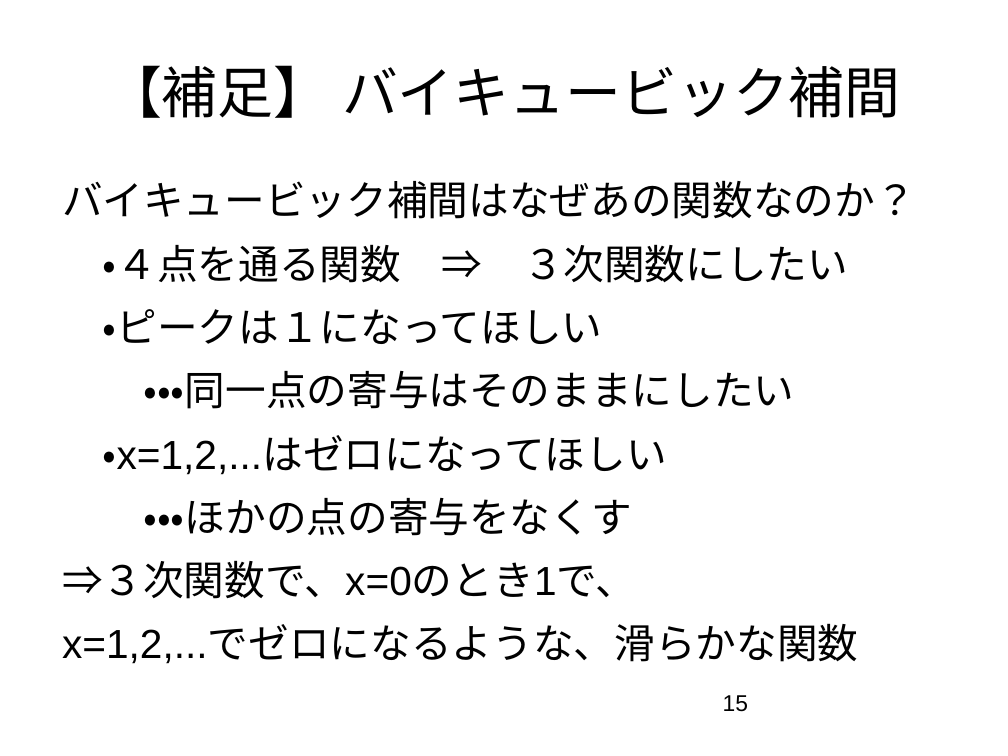
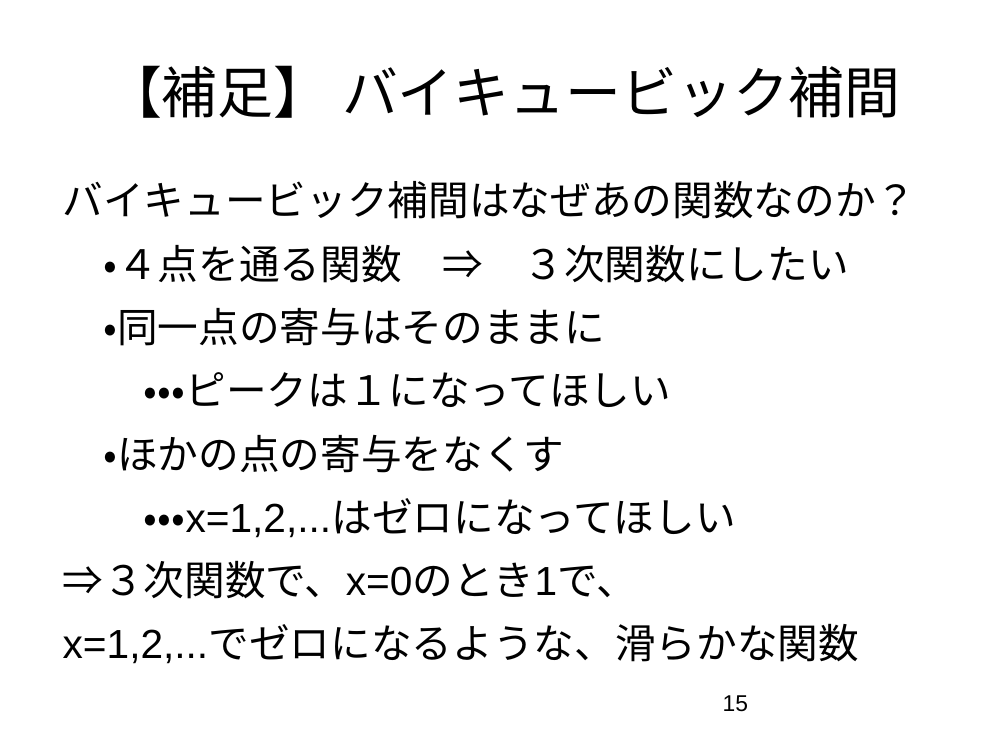
Before and after one commit to YoshiProton/lets_enjoy_cv_programing, a slide deck: slide 15 of Kondo/Slides/CV勉強会_160903_(8.3.1～8.3.4)_kondo.ppt. Drawn at 1008x756 pixels with LibreOffice and Linux fonts; fonts in the diff are those of the drawing. Boxes give left, top, right and bottom in pixels: in the first picture for what was removed or moved away, otherwise in the second. Text is boxed around its words. In the diff, an @@ line names an element or a change of style, - is before the commit and + after.

```diff
--- a/Kondo/Slides/CV勉強会_160903_(8.3.1～8.3.4)_kondo.ppt
+++ b/Kondo/Slides/CV勉強会_160903_(8.3.1～8.3.4)_kondo.ppt
@@ text at bbox=[63, 180, 917, 664]: indent changed @@
@@ text at bbox=[103, 308, 736, 538]: text changed @@
-・ピークは１になってほしい
-・・・同一点の寄与はそのままにしたい
-・x=1,2,...はゼロになってほしい
-・・・ほかの点の寄与をなくす
+・同一点の寄与はそのままに
+・・・ピークは１になってほしい
+・ほかの点の寄与をなくす
+・・・x=1,2,...はゼロになってほしい
```
Also in this commit, not shown: 14 other slides changed, 3 slides added.
